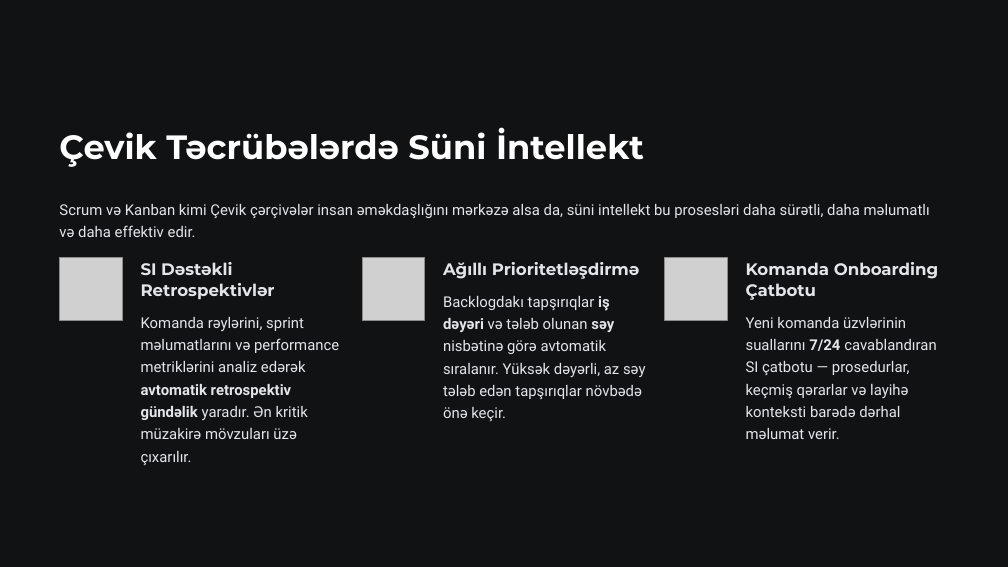
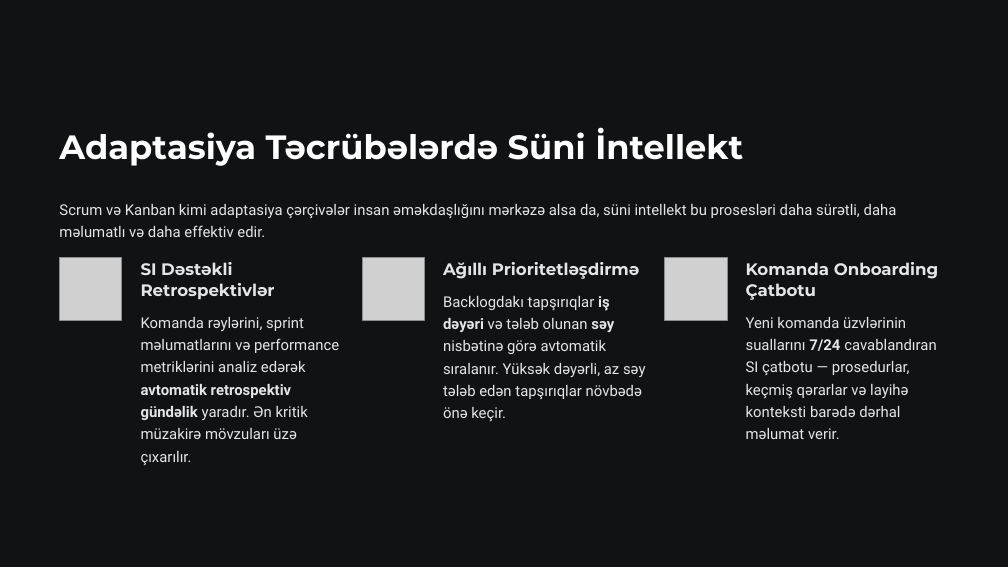
Before and after one commit to oiskenderov/ai-management-course, a slide deck: slide 7 of Seperated/Presentations/L11-Detail-Layihe-Idareetmesinde-Suni-Intellekt-ve-Cevik-Uygunlasma.pptx. Drawn at 1008x567 pixels with LibreOffice and Linux fonts; fonts in the diff are those of the drawing; grey boxes stand for pictures. Boxes give left, top, right and bottom in pixels: in the first picture for what was removed or moved away, otherwise in the second. Text is boxed around its words. In the diff, an @@ line names an element or a change of style, - is before the commit and + after.

```diff
--- a/Seperated/Presentations/L11-Detail-Layihe-Idareetmesinde-Suni-Intellekt-ve-Cevik-Uygunlasma.pptx
+++ b/Seperated/Presentations/L11-Detail-Layihe-Idareetmesinde-Suni-Intellekt-ve-Cevik-Uygunlasma.pptx
@@ text at box(59, 127, 743, 166): text changed @@
-Çevik Təcrübələrdə Süni İntellekt
+Adaptasiya Təcrübələrdə Süni İntellekt
@@ text at box(59, 204, 897, 237): text changed @@
-Scrum və Kanban kimi Çevik çərçivələr insan əməkdaşlığını mərkəzə alsa da, süni intellekt bu prosesləri daha sürətli, daha məlumatlı və daha effektiv edir.
+Scrum və Kanban kimi adaptasiya çərçivələr insan əməkdaşlığını mərkəzə alsa da, süni intellekt bu prosesləri daha sürətli, daha məlumatlı və daha effektiv edir.
```
Also in this commit, not shown: 10 other slides changed, 2 other files.
